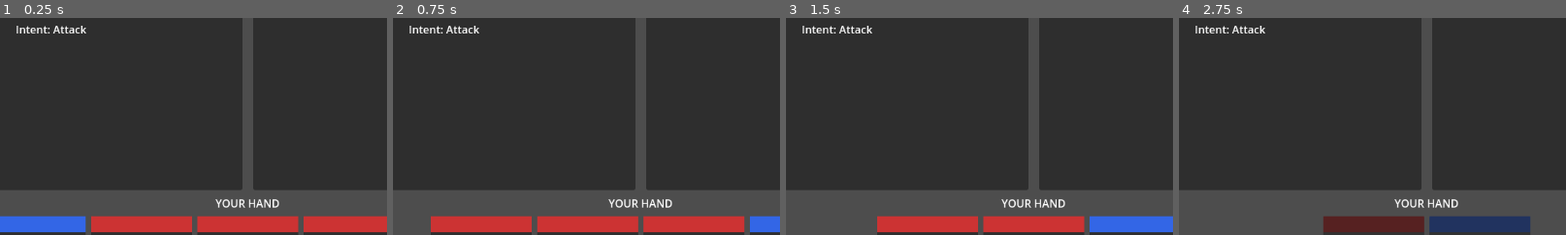
Above: before the commit, frames 1-4 (left to right).
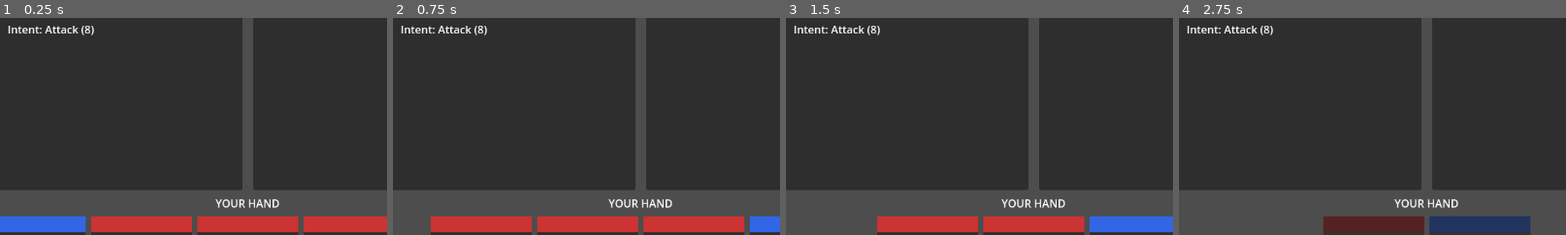
Above: after the commit, the same moments.

Repository: gasoto-dev/dungeon-cards
Game: Godot game, scene res://scenes/combat_scene.tscn
Same seed, same stepped clock (60 frames per second), same inputs: the game is played once before the commit and once after it. The project has no main scene, so this scene is started directly.
Inputs:
- Up to frame 1 (0.25 s): no input
- Up to frame 2 (0.75 s): click "Play" at 0.5 s
- Up to frame 3 (1.5 s): click "Play" at 1.25 s
- Up to frame 4 (2.75 s): click "Play" at 2 s
The pictures show only the part of the screen within x 18-68%, y 17-67%; the shares and areas given below are measured in that part.

The runs differ from the first frame. In frame 1, 0.5% of the frame differs, in the area x 2-25%, y 3-9%; in frame 2, 0.5%; in frame 3, 0.5%; in frame 4, 0.5%.

Commit message:
feat: show intent damage values in combat UI
Enemy base:
- Added intent_value: int = 0

All enemies: set intent_value in _init() and decide_intent()
- GoblinScout: 8 (BASE_ATTACK)
- SkeletonArcher: 5 (BASE_ATTACK, also applies Vulnerable)
- GiantRat: 10 (2 × 5, total damage)
- UndeadKnight: 10 (Shield Bash) or 14 (Bone Shatter) depending on cycle

CombatScene._intent_label():
- Now takes Enemy instead of Intent enum
- Format: 'Attack (8)', 'Debuff (5)', 'Defend (0)' etc.
- intent_value = 0 falls back to plain 'Attack' (no parens)

Closes #17

Diff:
--- a/scenes/CombatScene.gd
+++ b/scenes/CombatScene.gd
@@ -139,7 +139,7 @@
 	enemy_hp_bar.value = enemy.hp
 	enemy_hp_label.text = "%d / %d" % [enemy.hp, enemy.max_hp]
 	enemy_block_label.text = "Block: %d" % enemy.block
-	enemy_intent_label.text = "Intent: %s" % _intent_label(enemy.intent)
+	enemy_intent_label.text = "Intent: %s" % _intent_label(enemy)
 	enemy_defeated_overlay.visible = not enemy.is_alive
 
 func _refresh_player_display() -> void:
@@ -226,11 +226,13 @@
 
 	return panel
 
-func _intent_label(intent: Enemy.Intent) -> String:
-	match intent:
-		Enemy.Intent.ATTACK: return "Attack"
-		Enemy.Intent.DEFEND: return "Defend"
-		Enemy.Intent.BUFF:   return "Buff"
+func _intent_label(p_enemy: Enemy) -> String:
+	var val := p_enemy.intent_value
+	match p_enemy.intent:
+		Enemy.Intent.ATTACK: return "Attack (%d)" % val if val > 0 else "Attack"
+		Enemy.Intent.DEFEND: return "Defend (%d)" % val if val > 0 else "Defend"
+		Enemy.Intent.DEBUFF: return "Debuff (%d)" % val if val > 0 else "Debuff"
+		Enemy.Intent.BUFF:   return "Buff (%d)" % val if val > 0 else "Buff"
 		_: return "Unknown"
 
 func _set_reward_visible(visible_flag: bool) -> void:
--- a/src/Enemy.gd
+++ b/src/Enemy.gd
@@ -14,6 +14,7 @@
 var max_hp: int = 10
 var block: int = 0
 var intent: Intent = Intent.ATTACK
+var intent_value: int = 0  # damage/heal amount associated with current intent
 var status_effects: Array[StatusEffect] = []
 var is_alive: bool:
 	get: return hp > 0
--- a/src/enemies/GiantRat.gd
+++ b/src/enemies/GiantRat.gd
@@ -8,9 +8,11 @@
 func _init() -> void:
 	super._init("Giant Rat", 30)
 	intent = Intent.ATTACK
+	intent_value = HITS * DAMAGE_PER_HIT
 
 func decide_intent() -> void:
 	intent = Intent.ATTACK
+	intent_value = HITS * DAMAGE_PER_HIT  # 2x5 = 10 total
 
 ## Bites twice — each hit is a separate damage instance (block applies per hit? No — block
 ## absorbs across the full turn; we resolve both hits sequentially so block applies first then HP)
--- a/src/enemies/GoblinScout.gd
+++ b/src/enemies/GoblinScout.gd
@@ -7,9 +7,11 @@
 func _init() -> void:
 	super._init("Goblin Scout", 20)
 	intent = Intent.ATTACK
+	intent_value = BASE_ATTACK
 
 func decide_intent() -> void:
 	intent = Intent.ATTACK
+	intent_value = BASE_ATTACK
 
 func execute_action(player: Player) -> int:
 	var damage := calculate_outgoing_damage(BASE_ATTACK)
--- a/src/enemies/SkeletonArcher.gd
+++ b/src/enemies/SkeletonArcher.gd
@@ -8,9 +8,11 @@
 func _init() -> void:
 	super._init("Skeleton Archer", 18)
 	intent = Intent.DEBUFF
+	intent_value = BASE_ATTACK
 
 func decide_intent() -> void:
 	intent = Intent.DEBUFF
+	intent_value = BASE_ATTACK  # also deals damage after applying Vulnerable
 
 ## Shoots an arrow that deals damage and applies Vulnerable
 func execute_action(player: Player) -> int:
--- a/src/enemies/UndeadKnight.gd
+++ b/src/enemies/UndeadKnight.gd
@@ -13,6 +13,7 @@
 func _init() -> void:
 	super._init("Undead Knight", BASE_HP)
 	intent = Intent.ATTACK
+	intent_value = SHIELD_BASH_DAMAGE  # first attack is always Shield Bash
 
 ## Override take_damage to intercept first death and Reanimate
 func take_damage(amount: int) -> int:
@@ -30,9 +31,11 @@
 ## Decide next intent (cycles Shield Bash → Bone Shatter → Shield Bash …)
 func decide_intent() -> void:
 	if _attack_turn % 2 == 0:
-		intent = Intent.ATTACK    # Shield Bash
+		intent = Intent.ATTACK        # Shield Bash
+		intent_value = SHIELD_BASH_DAMAGE
 	else:
-		intent = Intent.ATTACK    # Bone Shatter (also an attack, different method)
+		intent = Intent.ATTACK        # Bone Shatter (armor-piercing)
+		intent_value = BONE_SHATTER_DAMAGE
 
 ## Execute the turn action. Returns total HP damage dealt to player.
 func execute_action(player: Player) -> int:
